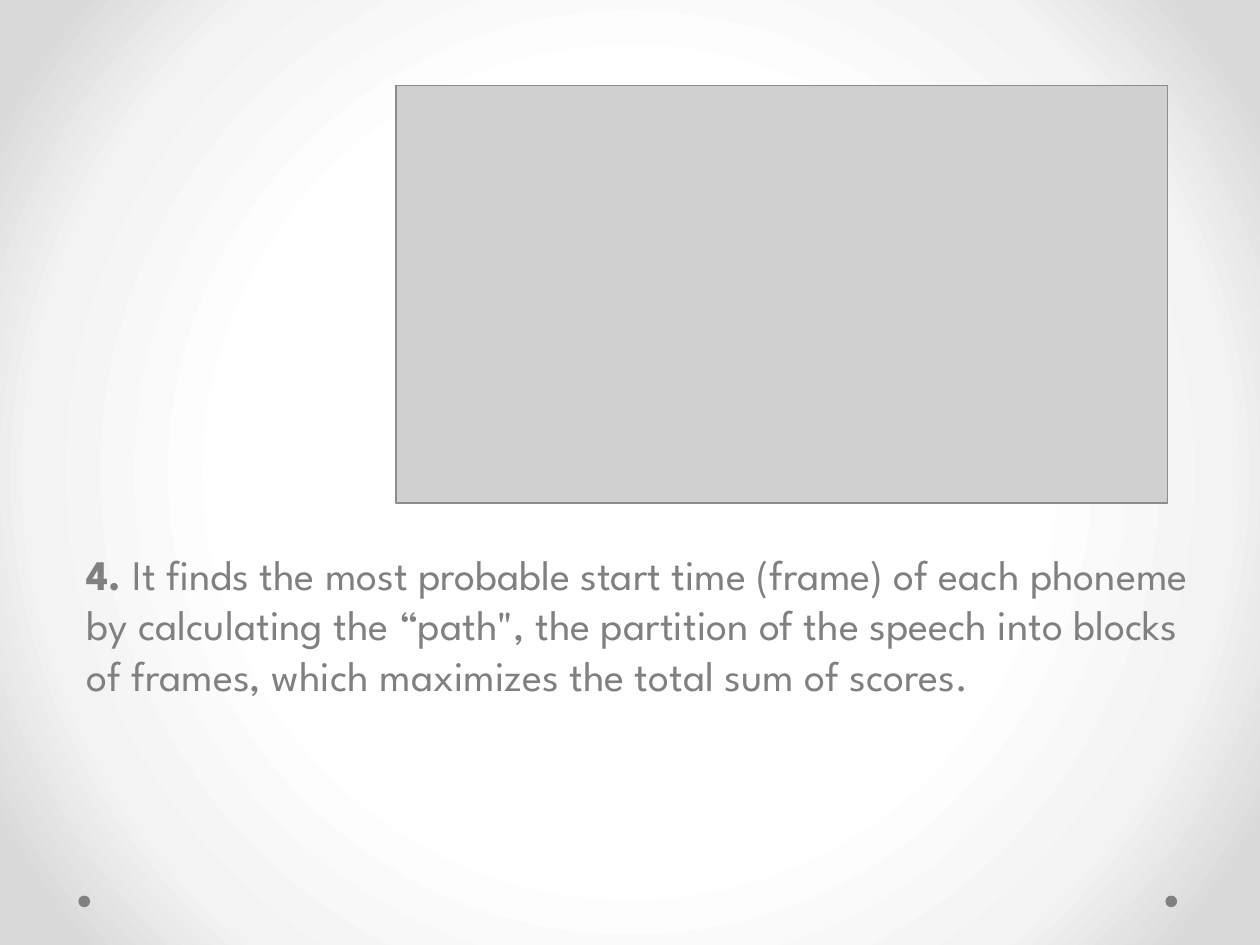
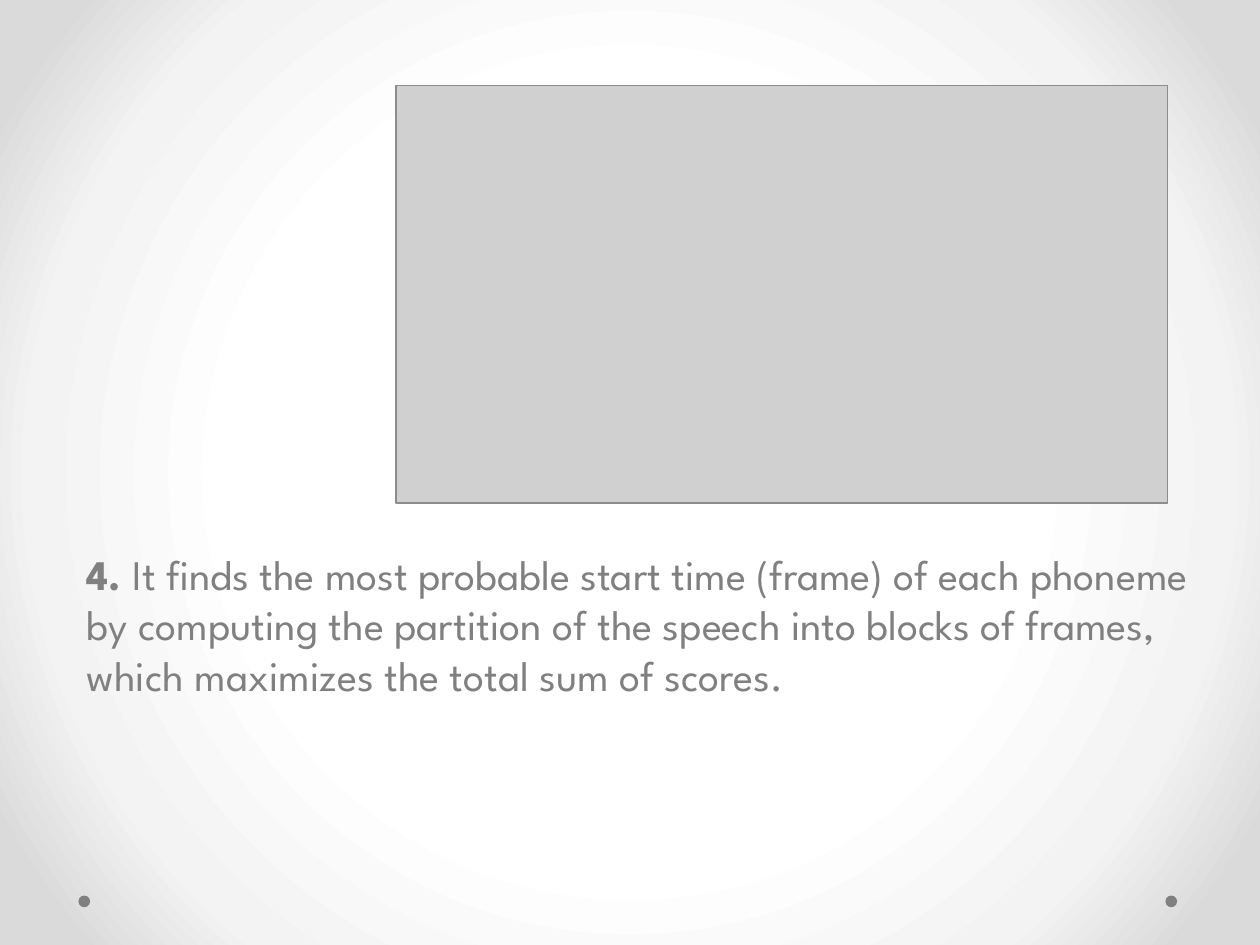
Before and after one commit to nitzanz2/pronunciation-feedback, a slide deck: slide 12 of Pronanciation-feedback - Slideshow.pptx. Drawn at 1260x945 pixels with LibreOffice and Linux fonts; fonts in the diff are those of the drawing; grey boxes stand for pictures. Boxes give left, top, right and bottom in pixels: in the first picture for what was removed or moved away, otherwise in the second. Text is boxed around its words. In the diff, an @@ line names an element or a change of style, - is before the commit and + after.

```diff
--- a/Pronanciation-feedback - Slideshow.pptx
+++ b/Pronanciation-feedback - Slideshow.pptx
@@ text at (87, 560, 1187, 692): text changed @@
-4. It finds the most probable start time (frame) of each phoneme by calculating the “path", the partition of the speech into blocks of frames, which maximizes the total sum of scores.
+4. It finds the most probable start time (frame) of each phoneme by computing the partition of the speech into blocks of frames, which maximizes the total sum of scores.
```
Also in this commit, not shown: 13 other slides changed, 4 slides added, 1 other file.
